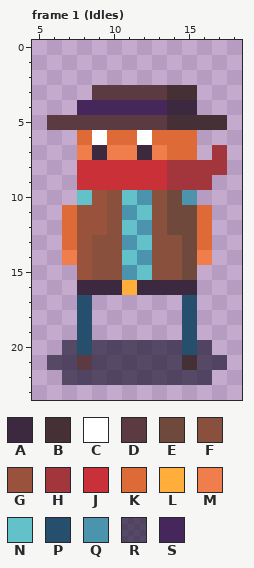
A pixel-art file gets an edit: AsepriteFiles/MainCharacter.aseprite. The picture above was drawn from the file before the commit.
24x24 pixels, 1 frame. Shown: frame 1 (Idles): x 5..18, y 0..23. The commit also changed other frames, which this record leaves out.
Visible layers, top first: "MainCharacter", "Shadow" opacity 67%.
Palette (. is transparent): A #3c2940  B #453035  C #ffffff  D #5c3a41  E #70493d  F #8a503e  G #99533d  H #a3363d  J #c93038  K #de6a38  L #ffad3b  M #f07e4d  N #63c2c9  P #264f6e  Q #4c93ad  R #1f1833aa  S #46275c
Pixels before, frame 1 (Idles), first column x 6:
 3 ...DDDDDBB..
 4 ..SSSSSSAA..
 5 DDDDDDDDBBBB
 6 ..KCKKCKKK..
 7 ..MAMMAMKK.H
 8 ..JJJJJJHHHH
 9 ..JJJJJJHHH.
10 ..NGFNQFEQ..
11 .KGGFQNFEEK.
12 .KGGFNQFEEK.
13 .KGFFQNFFEK.
14 .MGFFNQFFEM.
15 ..GFFQNFFE..
16 ..AAALAAAA..
17 ..P......P..
18 ..P......P..
19 ..P......P..
20 .RPRRRRRRPR.
21 RRDRRRRRRBRR
22 .RRRRRRRRRR.
Now the later version:
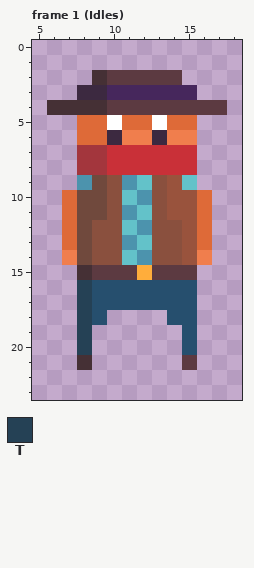
Colours new in this view: T #254155
Log entry: Finished character idle sprites in 8 directions
Edits made:
layer "Shadow" now hidden
layer "Legs" added
layer "Torso" added
layer "MainCharacter" removed
Changed rows in their new state; - is an unchanged pixel.
Frame 1 (Idles):
first column x 6:
 2 ---BDDDDD---
 3 --AASSSSSS--
 4 BBBBDDDDDDDD
 5 ..KKCKKCKK..
 6 ---KAMMAMM--
 7 --HHJJJJJJ-.
 8 --HH----JJ..
 9 --QEFQNFGN.-
10 -KEE----GGK-
11 --EE----GG--
12 --EF----FG--
13 --E------G--
14 --E------G--
15 --BDDDLDDD--
16 --TPPPPPPP--
17 --TPPPPPP---
18 --TP----P---
19 --T---------
20 -.T......-.-
21 ..B......D..
22 -..........-
Where, in picture pixels (left, top, right, bottom), the same in both pictures:
changed: (47, 70, 227, 385)
